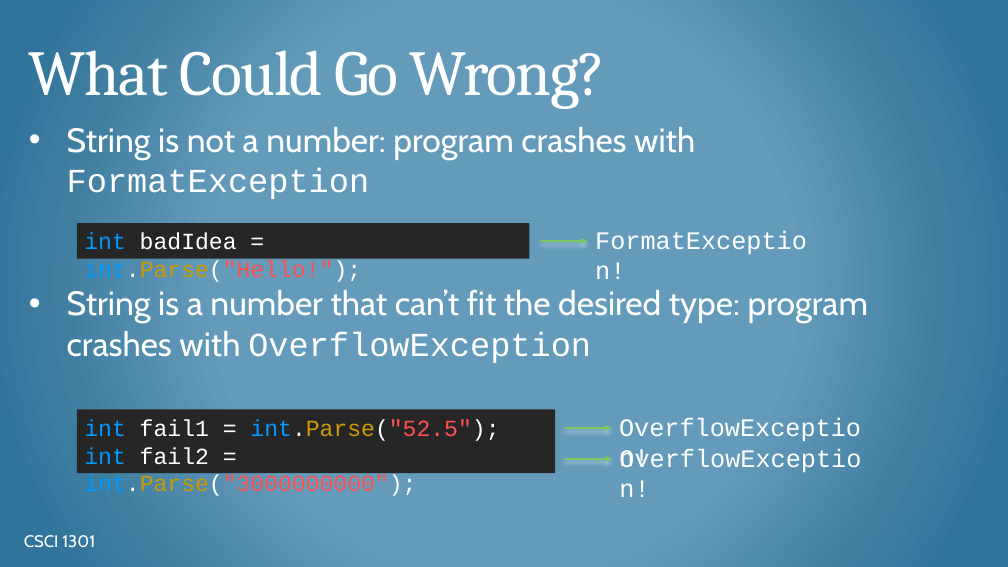
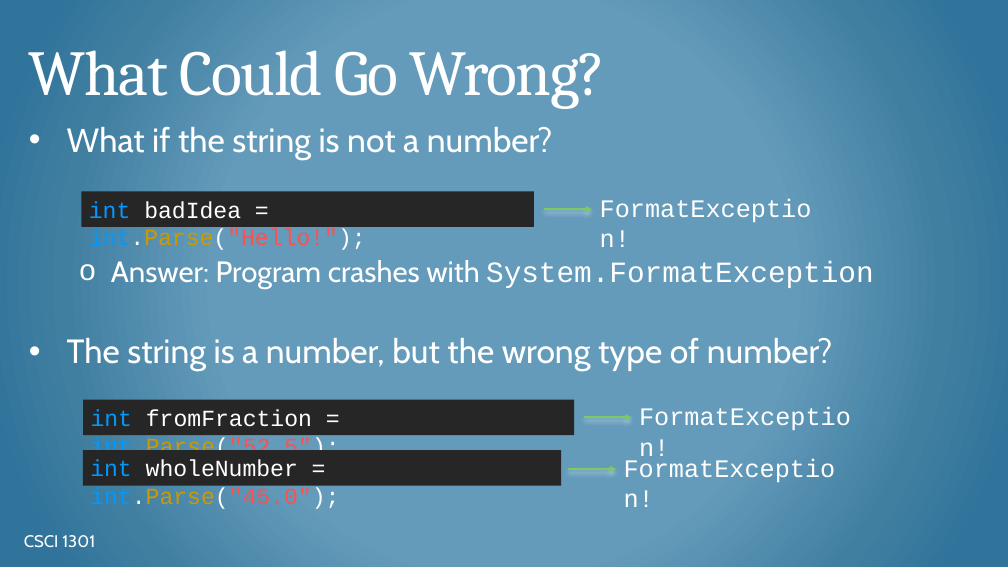
Before and after one commit to csci-1301/csci-1301.github.io, a slide deck: slide 13 of lectures/050_reading_and_displaying/Input-Output-Concatenation.pptx (slide 18 before the commit). Drawn at 1008x567 pixels with LibreOffice and Linux fonts; fonts in the diff are those of the drawing; background and template pictures are left out. Boxes give left, top, right and bottom in pixels: in the first picture for what was removed or moved away, otherwise in the second. Text is boxed around its words. In the diff, an @@ line names an element or a change of style, - is before the commit and + after.

```diff
--- a/lectures/050_reading_and_displaying/Input-Output-Concatenation.pptx
+++ b/lectures/050_reading_and_displaying/Input-Output-Concatenation.pptx
@@ text at (67, 127, 874, 371): text changed @@
-• String is not a number: program crashes with FormatException
-• String is a number that can’t fit the desired type: program crashes with OverflowException
+• What if the string is not a number?
+  o Answer: Program crashes with System.FormatException
+• The string is a number, but the wrong type of number?
@@ 1 text, 1 rectangle, 1 arrow: place and size @@
-1 text, 1 rectangle, 1 arrow at (77, 221, 828, 259)
+1 text, 1 rectangle, 1 arrow at (82, 191, 874, 288)
@@ text removed at (248, 331, 591, 363) @@
-OverflowException!
@@ rectangle "int fromFraction = int.Parse("52.5");": place and size @@
-rectangle "int fromFraction = int.Parse("52.5");" at (77, 410, 555, 473)
+rectangle "int fromFraction = int.Parse("52.5");" at (83, 400, 574, 436)
@@ text in rectangle at (91, 409, 340, 461): text changed @@
-int fail1 = int.Parse("52.5");
-int fail2 = int.Parse("3000000000");
+int fromFraction = int.Parse("52.5");
@@ arrow moved from (564, 429) - (612, 429) to (584, 417) - (631, 417) @@
@@ text added at (631, 397, 872, 435), 24 pt, text #FFFFFF @@
+FormatException!
@@ text removed at (612, 439, 880, 476) @@
-OverflowException!
@@ text added at (616, 448, 857, 486), 24 pt, text #FFFFFF @@
+FormatException!
@@ rectangle added at (83, 450, 561, 485), fill #262626, 22 pt, text #FFFFFF @@
+int wholeNumber = int.Parse("45.0");
@@ arrow moved from (564, 459) - (612, 459) to (569, 470) - (616, 470) @@
```
Also in this commit, not shown: 9 other slides changed, 13 slides added, 1 slide removed, 1 other file.
